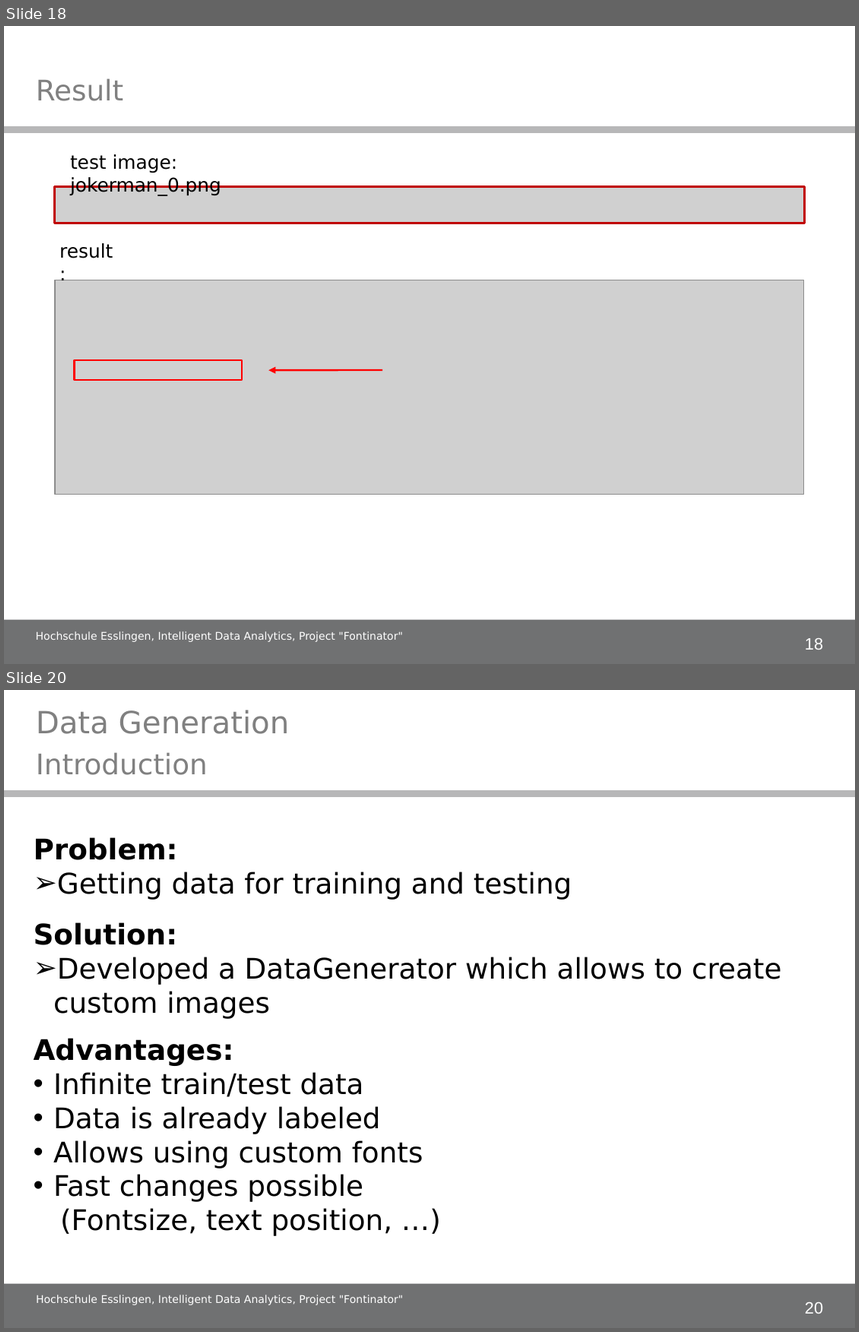
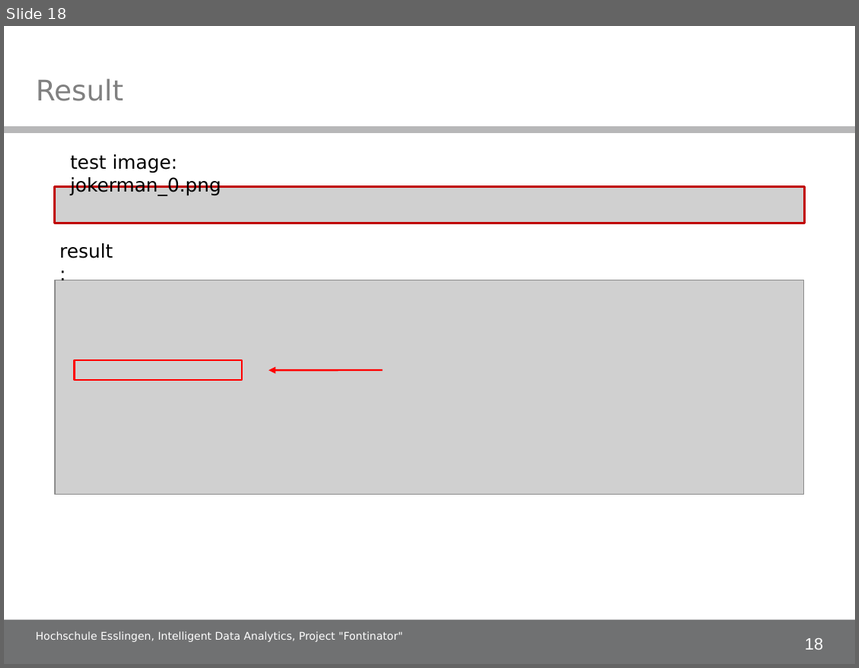
Before and after one commit to alex-ta/Fontinator, a slide deck: Documents/IDA_project_presentation.ppt. Shown one above the other, each under a label of ours: slides 18 and 20 before the commit, slide 18 after it; the slides between them are not shown. The pictures are 859x1332 and 859x668 pixels, drawn with LibreOffice and Linux fonts; fonts in the diff are those of the drawing; grey boxes stand for pictures; background and template pictures are left out. Boxes give left, top, right and bottom in pixels: in the first picture for what was removed or moved away, otherwise in the second. Text is boxed around its words. In the diff, an @@ line names an element or a change of style, - is before the commit and + after.

```diff
--- a/Documents/IDA_project_presentation.ppt
+++ b/Documents/IDA_project_presentation.ppt
@@ slide 20 removed at [4,690,855,1328], background #FFFFFF; not listed: 3 template elements that a slide beside it also shows @@
@@ text removed at [36,710,290,734] @@
-Data Generation
@@ title removed at [36,752,208,775] @@
-Introduction
@@ text removed at [34,837,781,1018] @@
-Problem:
-➢ Getting data for training and testing
-Solution:
-➢ Developed a DataGenerator which allows to create custom images
@@ text removed at [34,1038,424,1236] @@
-Advantages:
-• Infinite train/test data
-• Data is already labeled
-• Allows using custom fonts
-• Fast changes possible
-(Fontsize, text position, …)
@@ text removed at [36,1295,404,1306] @@
-Hochschule Esslingen, Intelligent Data Analytics, Project "Fontinator"
```
Also in this commit, not shown: 19 slides changed, 14 other slides removed.
